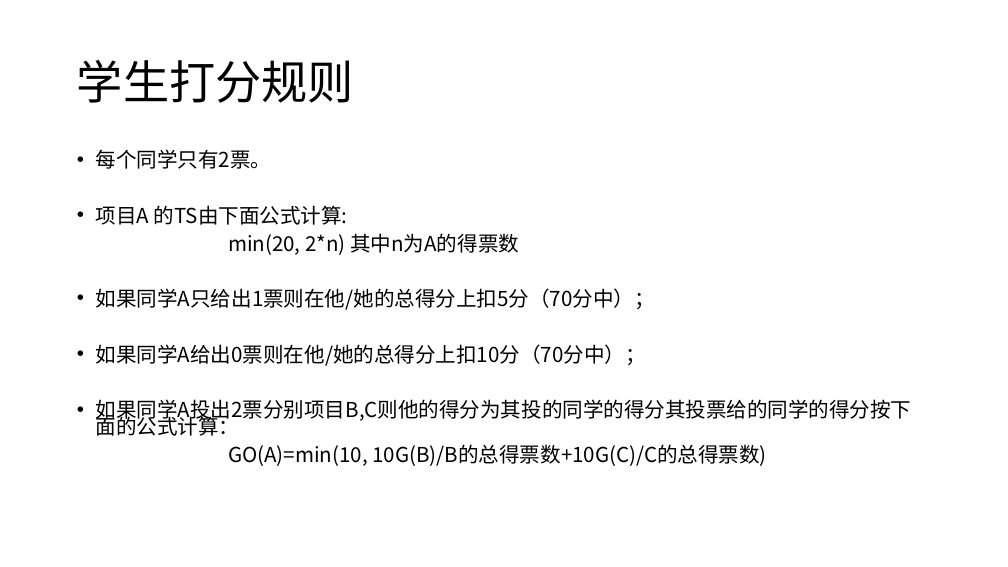
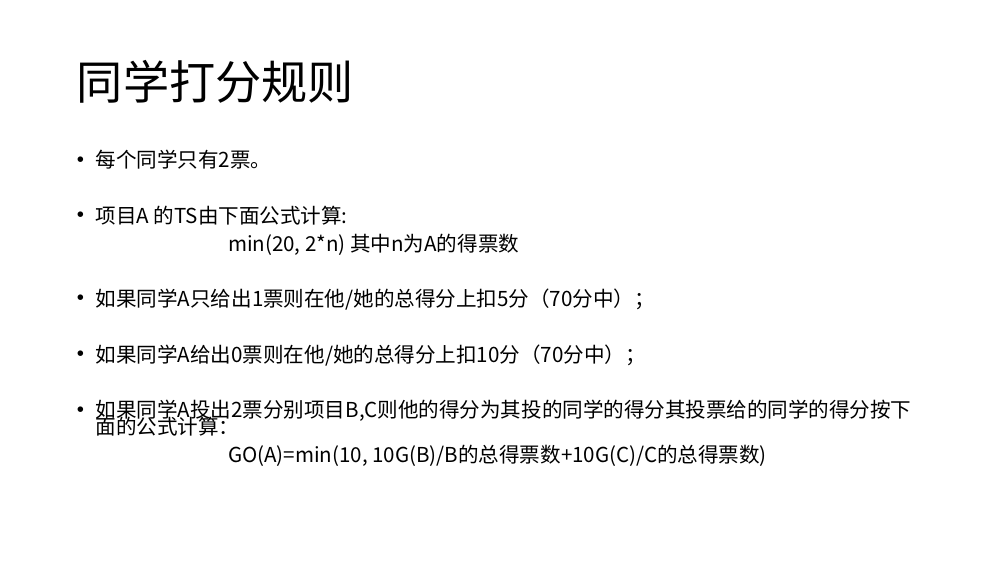
Before and after one commit to djuanbei/18Android1, a slide deck: slide 3 of project/project.pptx. Drawn at 1008x567 pixels with LibreOffice and Linux fonts; fonts in the diff are those of the drawing. Boxes give left, top, right and bottom in pixels: in the first picture for what was removed or moved away, otherwise in the second. Text is boxed around its words. In the diff, an @@ line names an element or a change of style, - is before the commit and + after.

```diff
--- a/project/project.pptx
+++ b/project/project.pptx
@@ title at <box>77,60,354,103</box>: text changed @@
-学生打分规则
+同学打分规则
```
